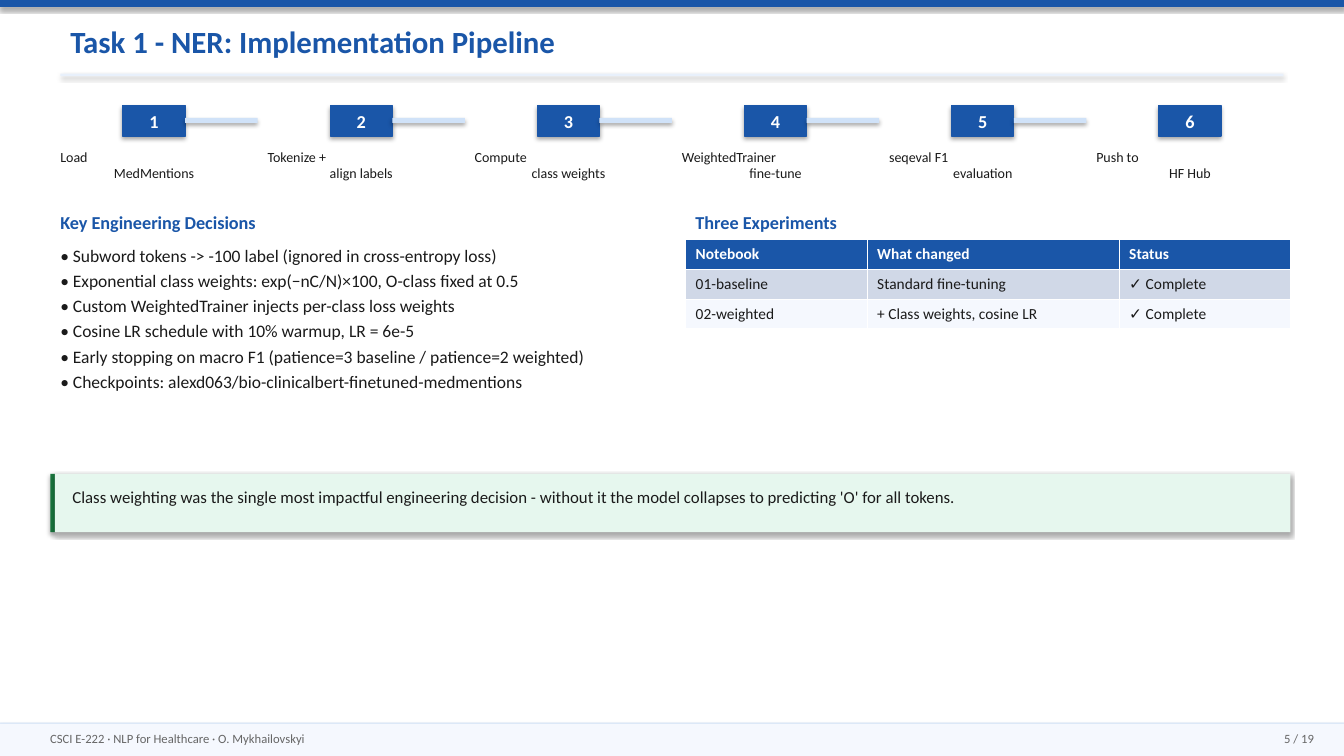
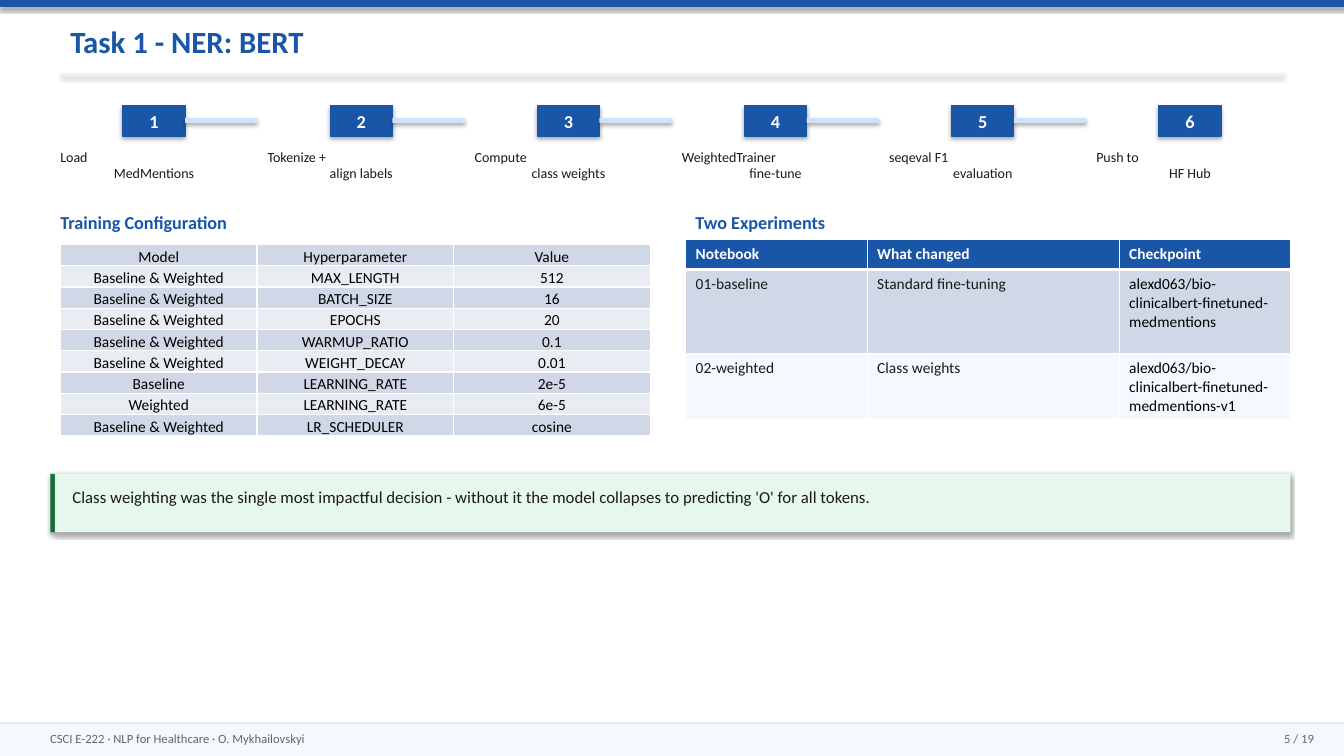
Before and after one commit to vonKleve/csci-e222-final-project, a slide deck: slide 5 of NLP_Healthcare_Mykhailovskyi.pptx. Drawn at 1344x756 pixels with LibreOffice and Linux fonts; fonts in the diff are those of the drawing. Boxes give left, top, right and bottom in pixels: in the first picture for what was removed or moved away, otherwise in the second. Text is boxed around its words. In the diff, an @@ line names an element or a change of style, - is before the commit and + after.

```diff
--- a/NLP_Healthcare_Mykhailovskyi.pptx
+++ b/NLP_Healthcare_Mykhailovskyi.pptx
@@ text at (70, 31, 304, 54): text changed @@
-Task 1 - NER: Implementation Pipeline
+Task 1 - NER: BERT
@@ text at (60, 216, 227, 232): text changed @@
-Key Engineering Decisions
+Training Configuration
@@ text at (695, 216, 825, 232): text changed @@
-Three Experiments
+Two Experiments
@@ table added at (60, 244, 650, 441), 9 rows, 3 columns @@
+Model | Hyperparameter | Value
+Baseline & Weighted | MAX_LENGTH | 512
+Baseline & Weighted | BATCH_SIZE | 16
+Baseline & Weighted | EPOCHS | 20
+Baseline & Weighted | WARMUP_RATIO | 0.1
+Baseline & Weighted | WEIGHT_DECAY | 0.01
+Baseline | LEARNING_RATE | 2e-5
+Weighted | LEARNING_RATE | 6e-5
+Baseline & Weighted | LR_SCHEDULER | cosine
@@ text removed at (73, 249, 584, 391) @@
-• Subword tokens -> -100 label (ignored in cross-entropy loss)
-• Exponential class weights: exp(−nC/N)×100, O-class fixed at 0.5
-• Custom WeightedTrainer injects per-class loss weights
-• Cosine LR schedule with 10% warmup, LR = 6e-5
-• Early stopping on macro F1 (patience=3 baseline / patience=2 weighted)
-• Checkpoints: alexd063/bio-clinicalbert-finetuned-medmentions
@@ table at (686, 240, 1291, 419) @@
-row 1, column 3: Status
+row 1, column 3: Checkpoint
-row 2, column 3: ✓ Complete
+row 2, column 3: alexd063/bio-clinicalbert-finetuned-medmentions
-row 3, column 2: + Class weights, cosine LR
+row 3, column 2: Class weights
-row 3, column 3: ✓ Complete
+row 3, column 3: alexd063/bio-clinicalbert-finetuned-medmentions-v1
@@ text at (72, 491, 869, 506): text changed @@
-Class weighting was the single most impactful engineering decision - without it the model collapses to predicting 'O' for all tokens.
+Class weighting was the single most impactful decision - without it the model collapses to predicting 'O' for all tokens.
```
Also in this commit, not shown: 8 other slides changed, 1 slide removed, 1 other file.
